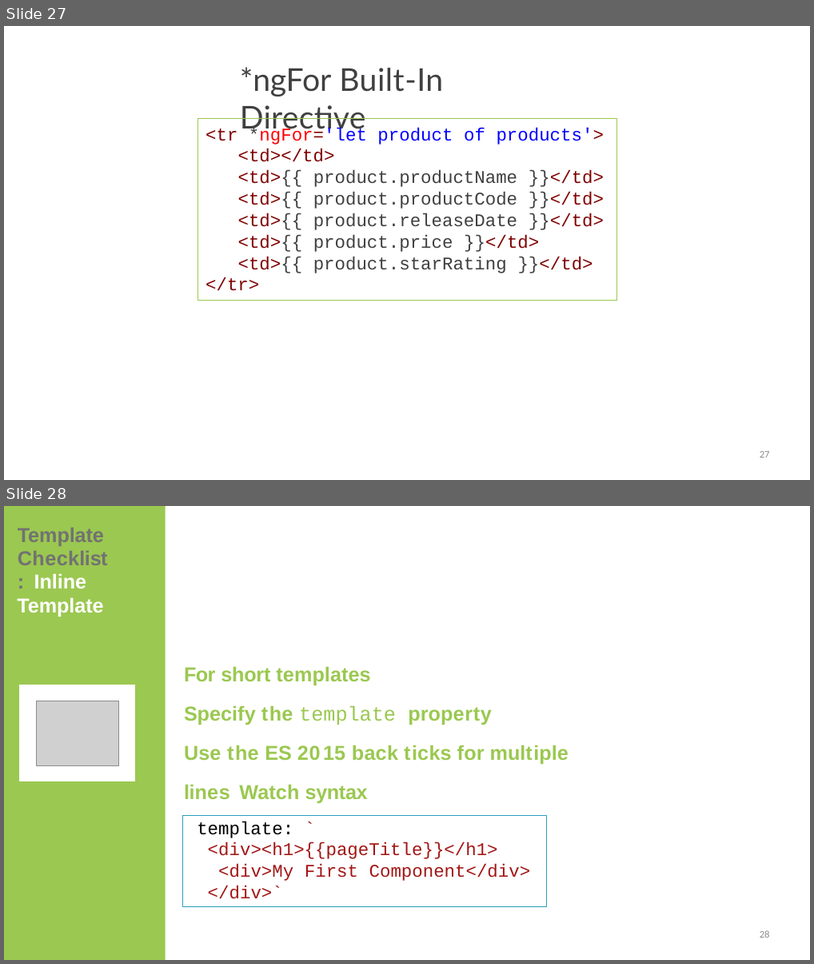
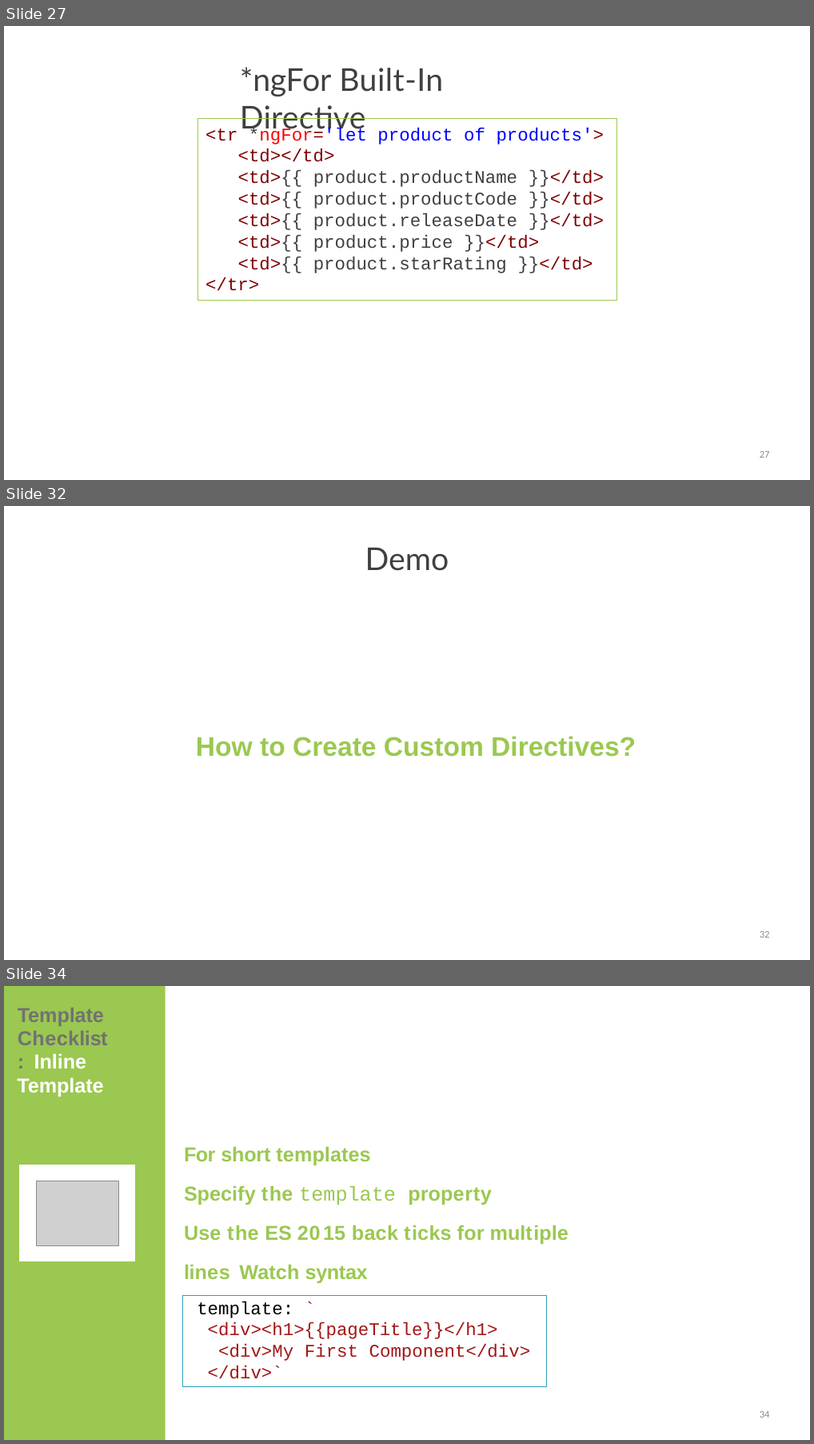
Before and after one commit to StevenJoseph19/Coforge-Angular14-July-2023, a slide deck: Day 4/Slides/5. Templates, Interpolation, and Directives/templates-interpolation-and-directives-slides.pptx. Shown one above the other, each under a label of ours: slides 27 and 28 before the commit, slides 27, 32 and 34 after it; the slides between them are not shown. The pictures are 814x964 and 814x1444 pixels, drawn with LibreOffice and Linux fonts; fonts in the diff are those of the drawing; grey boxes stand for pictures. Boxes give left, top, right and bottom in pixels: in the first picture for what was removed or moved away, otherwise in the second. Text is boxed around its words. In the diff, an @@ line names an element or a change of style, - is before the commit and + after.

```diff
--- a/Day 4/Slides/5. Templates, Interpolation, and Directives/templates-interpolation-and-directives-slides.pptx
+++ b/Day 4/Slides/5. Templates, Interpolation, and Directives/templates-interpolation-and-directives-slides.pptx
@@ slide 32 added at (x1=4, y1=506, x2=810, y2=960), background #FFFFFF @@
@@ title added at (x1=366, y1=548, x2=450, y2=571), 56 pt, text #404040 @@
+Demo
@@ text added at (x1=196, y1=736, x2=636, y2=756), 48 pt, text #9BC850, bold @@
+How to Create Custom Directives?
@@ page number added at (x1=760, y1=931, x2=770, y2=937), 18 pt, text #8C8C8C @@
+32
@@ what was slide 28 is now slide 34 @@
@@ page number at (x1=760, y1=1411, x2=770, y2=1417): text changed @@
-28
+34
```
Also in this commit, not shown: 5 other slides added, 10 other files.
